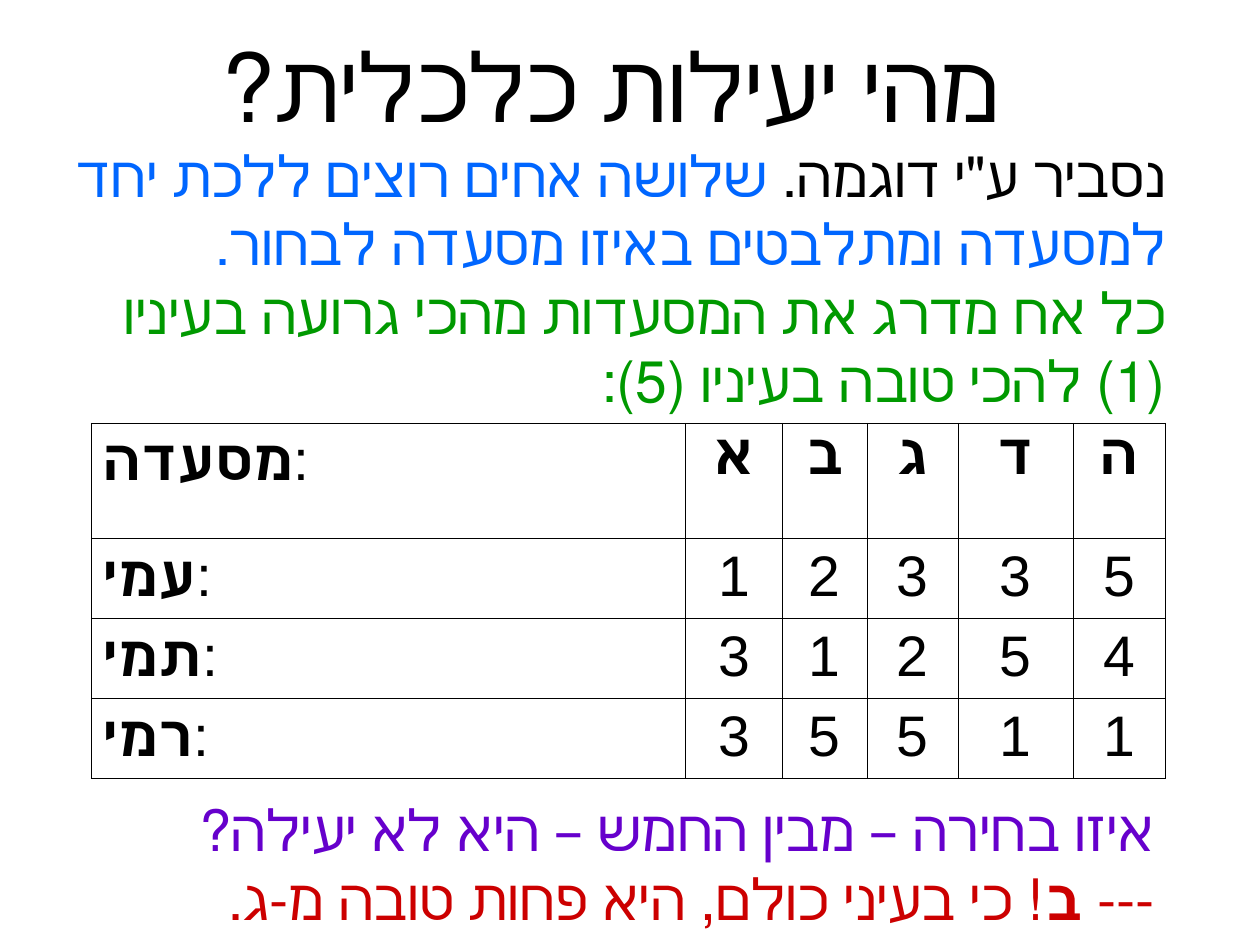
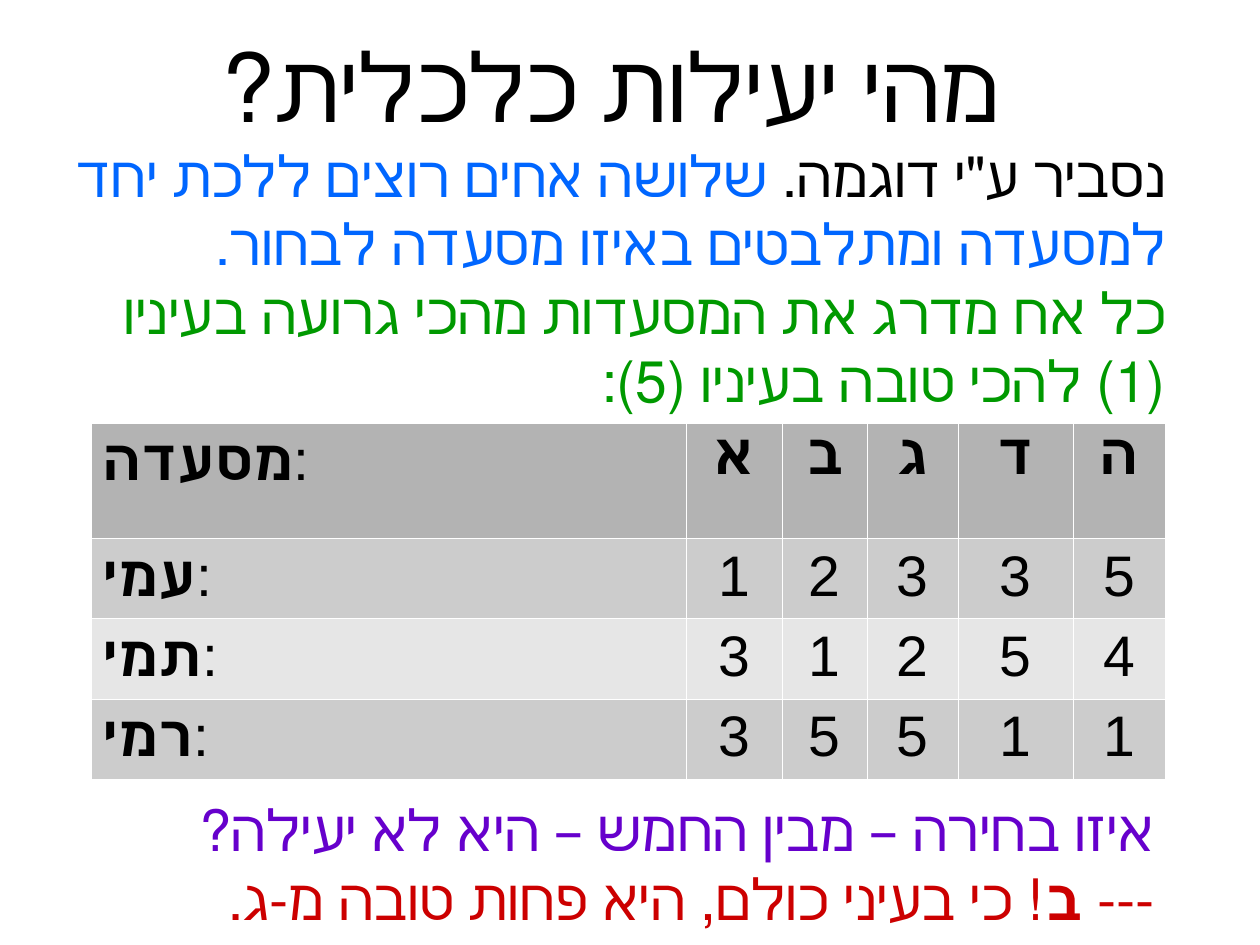
Before and after one commit to erelsgl-at-ariel/algorithms-5783, a slide deck: slide 4 of 02-pareto-efficiency/slides-leximin.odp. Drawn at 1260x945 pixels with LibreOffice and Linux fonts; fonts in the diff are those of the drawing. Boxes give left, top, right and bottom in pixels: in the first picture for what was removed or moved away, otherwise in the second. Text is boxed around its words. In the diff, an @@ line names an element or a change of style, - is before the commit and + after.

```diff
--- a/02-pareto-efficiency/slides-leximin.odp
+++ b/02-pareto-efficiency/slides-leximin.odp
@@ table at (x1=91, y1=423, x2=1165, y2=774) @@
@@ fill none to #B3B3B3 in row 1 @@
@@ fill none to #CCCCCC in 12 cells @@
@@ fill none to #E6E6E6 in row 3 @@
@@ borders changed @@
```
Also in this commit, not shown: 8 other slides changed, 1 slide added, 2 other files.
